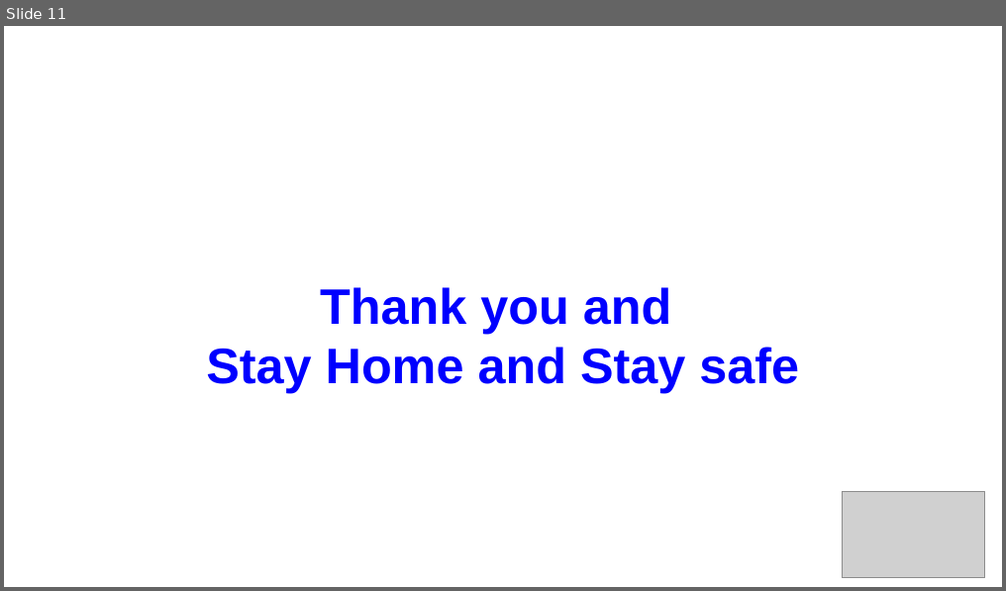
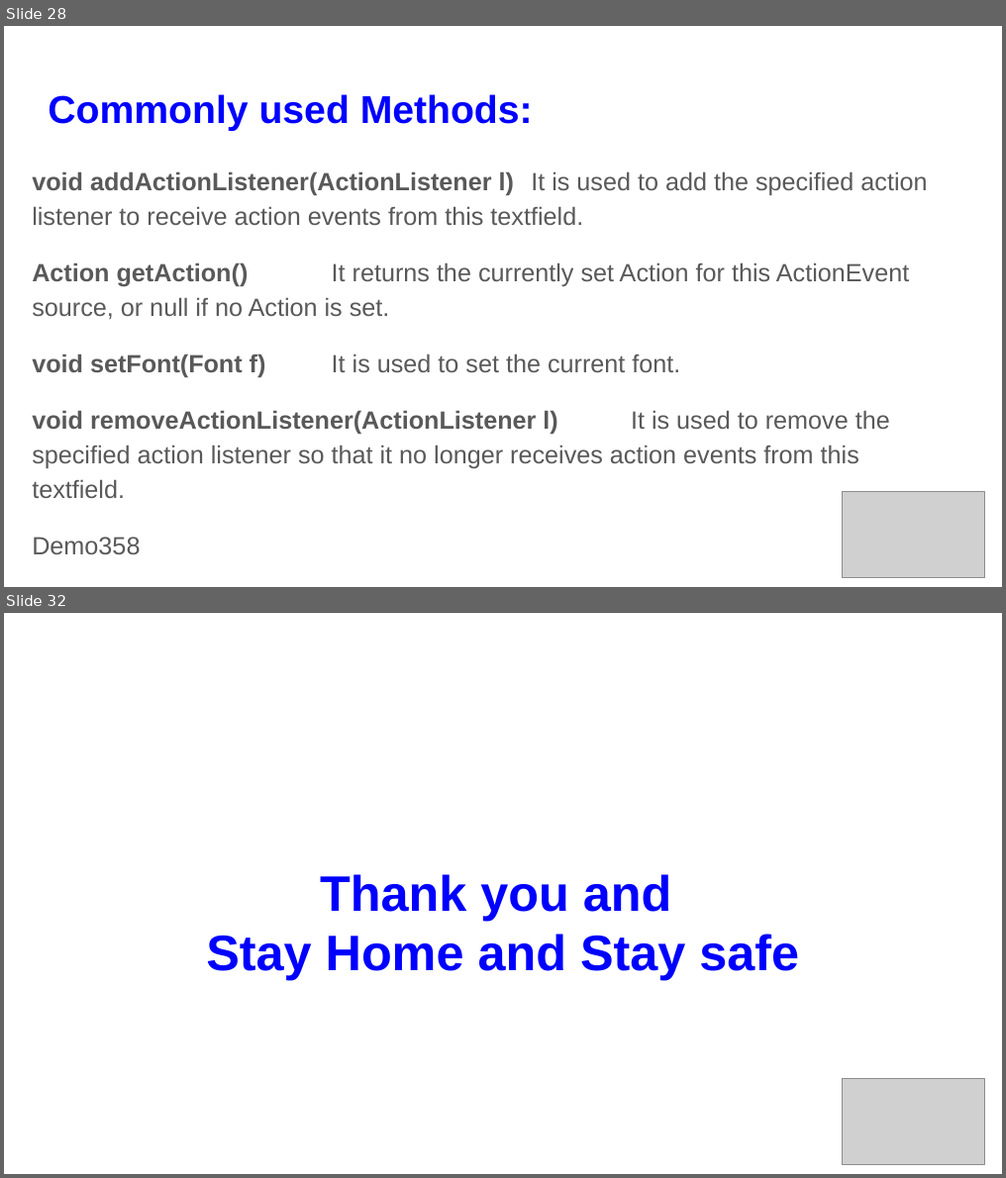
Before and after one commit to saifnalband/JAVA_OOPS, a slide deck: slides/Lec-35.pptx. Shown one above the other, each under a label of ours: slide 11 before the commit, slides 28 and 32 after it; the slides between them are not shown. The pictures are 1006x591 and 1006x1178 pixels, drawn with LibreOffice and Linux fonts; fonts in the diff are those of the drawing; grey boxes stand for pictures. Boxes give left, top, right and bottom in pixels: in the first picture for what was removed or moved away, otherwise in the second. Text is boxed around its words. In the diff, an @@ line names an element or a change of style, - is before the commit and + after.

```diff
--- a/slides/Lec-35.pptx
+++ b/slides/Lec-35.pptx
@@ slide 28 added at <box>4,26,1002,587</box>, background #FFFFFF @@
@@ title added at <box>48,94,533,131</box>, 28 pt, text #0000FF, bold @@
+Commonly used Methods:
@@ text added at <box>32,172,927,498</box>, 18 pt, text #595959 @@
+void addActionListener(ActionListener l) It is used to add the specified action listener to receive action events from this textfield.
+Action getAction() It returns the currently set Action for this ActionEvent source, or null if no Action is set.
+void setFont(Font f) It is used to set the current font.
+void removeActionListener(ActionListener l) It is used to remove the specified action listener so that it no longer receives action events from this textfield.
+Demo358
@@ picture added at <box>843,492,985,578</box> @@
@@ what was slide 11 is now slide 32 @@
```
Also in this commit, not shown: 5 slides changed, 23 other slides added, 3 slides removed, 3 other files.
